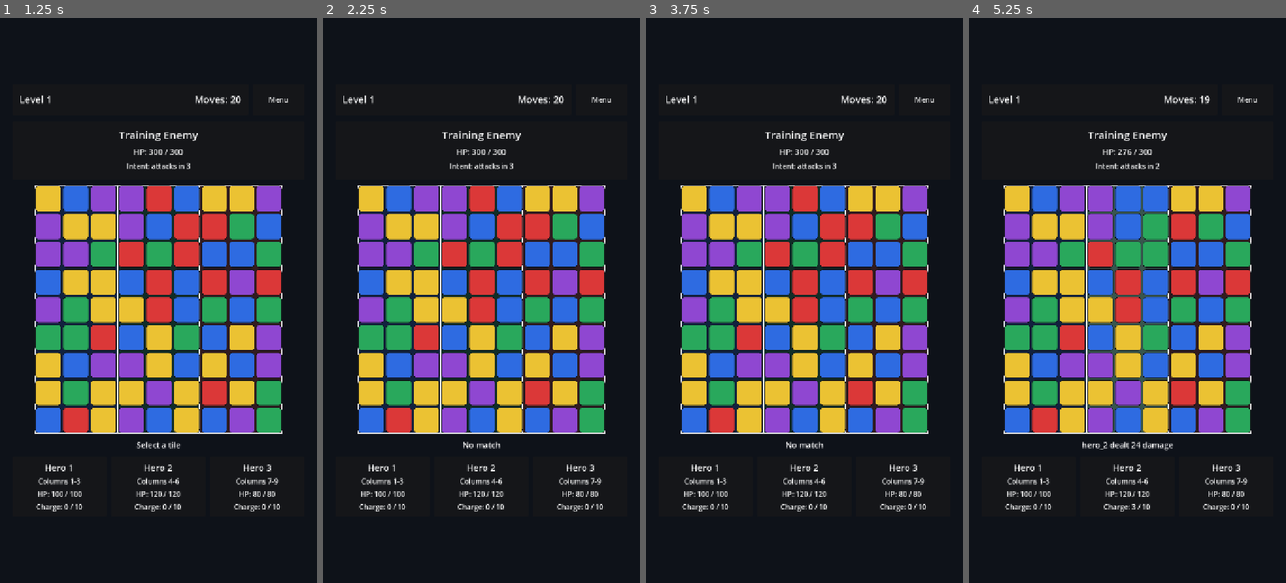
Above: before the commit, frames 1-4 (left to right).
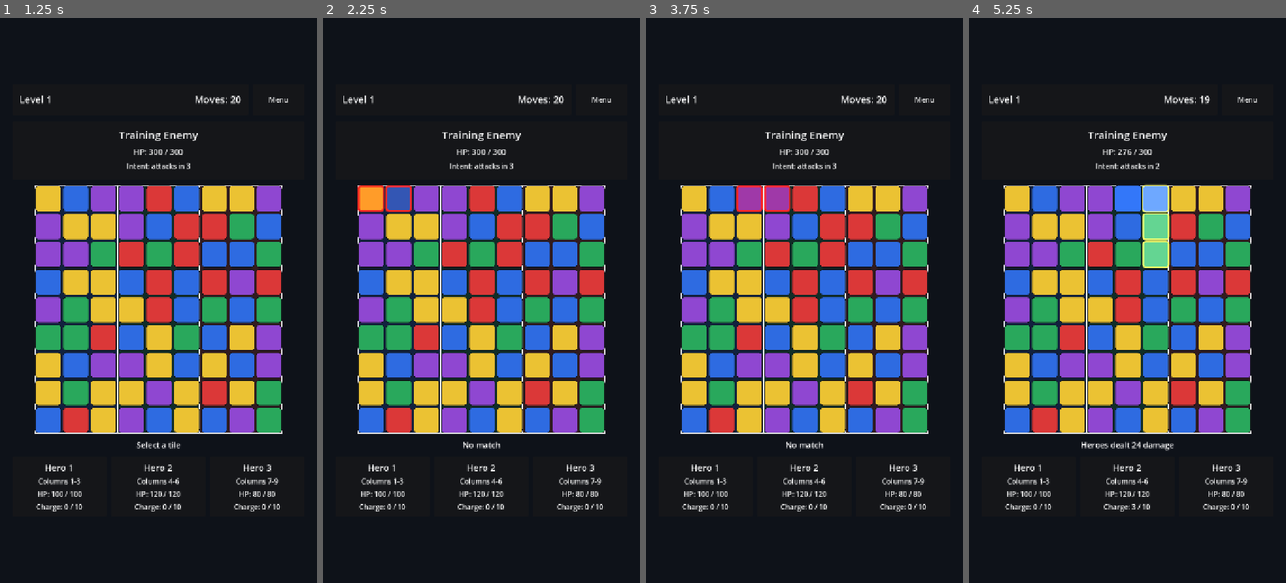
Above: after the commit, the same moments.

Repository: StanisRyz/tri-v-ryad
Game: Godot game, scene res://scenes/app/App.tscn
Same seed, same stepped clock (60 frames per second), same inputs: the game is played once before the commit and once after it.
Inputs (mouse positions are in pixels of both pictures, inside the frame that each line leads up to):
- Up to frame 1 (1.25 s): click "Play" at 0.5 s
- Up to frame 2 (2.25 s): click (370, 198) at 1.25 s; click (399, 198) at 2.02 s
- Up to frame 3 (3.75 s): click (750, 198) at 2.77 s; click (775, 198) at 3.52 s
- Up to frame 4 (5.25 s): click (1127, 198) at 4.27 s; click (1156, 198) at 5.02 s

Frame 1 is identical in both runs. In frame 2, 0.8% of the frame differs, in the area x 10-28%, y 29-35%; in frame 3, 0.8%; in frame 4, 2.7%, in the area x 35-65%, y 29-77%.

Commit message:
Add basic board animations and turn feedback

Diff:
--- a/scripts/game/presentation/battle_presenter.gd
+++ b/scripts/game/presentation/battle_presenter.gd
@@ -1,9 +1,12 @@
 extends RefCounted
 class_name BattlePresenter
+
+const TURN_PRESENTATION_DATA_SCRIPT := preload("res://scripts/game/presentation/turn_presentation_data.gd")
 
 signal board_changed(board: BoardModel)
 signal battle_state_changed(state: BattleState)
 signal turn_resolved(result: BattleTurnResult)
+signal turn_presentation_ready(data)
 signal invalid_swap(reason: String)
 signal battle_finished(status: int)
 
@@ -29,16 +32,19 @@
 
 	var swap_result := _swap_resolver.try_swap(board, from_cell, to_cell)
 	if not swap_result.accepted:
+		turn_presentation_ready.emit(TURN_PRESENTATION_DATA_SCRIPT.from_invalid_turn(from_cell, to_cell, swap_result.reason))
 		invalid_swap.emit(swap_result.reason)
 		board_changed.emit(board)
 		return
 
 	var battle_result := _battle_resolver.resolve_player_matches(state, swap_result.matches)
+	var presentation_data = TURN_PRESENTATION_DATA_SCRIPT.from_valid_turn(from_cell, to_cell, swap_result.matches, battle_result)
 	_board_resolver.resolve_board(board)
 
 	board_changed.emit(board)
 	battle_state_changed.emit(state)
 	turn_resolved.emit(battle_result)
+	turn_presentation_ready.emit(presentation_data)
 
 	if state.is_finished():
 		battle_finished.emit(state.status)
--- /dev/null
+++ b/scripts/game/presentation/turn_feedback_presenter.gd
@@ -0,0 +1,95 @@
+extends RefCounted
+class_name TurnFeedbackPresenter
+
+signal feedback_finished
+
+const SHORT_DELAY := 0.12
+const MEDIUM_DELAY := 0.24
+const LONG_DELAY := 0.34
+
+
+func play_turn_feedback(data, board_view: BoardView, status_callback: Callable) -> void:
+	if data.is_valid:
+		await _play_valid_feedback(data, board_view, status_callback)
+	else:
+		await _play_invalid_feedback(data, board_view, status_callback)
+
+	feedback_finished.emit()
+
+
+func _play_valid_feedback(data, board_view: BoardView, status_callback: Callable) -> void:
+	board_view.flash_cells(board_view.get_valid_cells_from_pair(data.swapped_from, data.swapped_to))
+	await _wait(board_view, SHORT_DELAY)
+
+	board_view.highlight_cells(data.matched_cells)
+	board_view.flash_cells(data.matched_cells)
+	status_callback.call(_build_damage_message(data))
+	await _wait(board_view, MEDIUM_DELAY)
+
+	board_view.highlight_lanes(data.lane_activations)
+	await _wait(board_view, SHORT_DELAY)
+
+	if data.enemy_action.get("acted", false):
+		status_callback.call(_build_enemy_action_message(data.enemy_action))
+		await _wait(board_view, LONG_DELAY)
+
+	board_view.clear_cell_highlights()
+
+
+func _play_invalid_feedback(data, board_view: BoardView, status_callback: Callable) -> void:
+	board_view.flash_invalid_cells(board_view.get_valid_cells_from_pair(data.swapped_from, data.swapped_to))
+	status_callback.call(_build_invalid_message(data.invalid_reason))
+	await _wait(board_view, MEDIUM_DELAY)
+	board_view.clear_cell_highlights()
+
+
+func _build_damage_message(data) -> String:
+	if data.total_damage_to_enemy <= 0:
+		return "Turn resolved"
+
+	var first_event := _get_first_damage_event(data.damage_events)
+	if first_event.is_empty():
+		return "Heroes dealt %d damage" % data.total_damage_to_enemy
+
+	if data.damage_events.size() > 1:
+		return "Heroes dealt %d damage" % data.total_damage_to_enemy
+
+	return "%s dealt %d damage" % [_format_hero_id(first_event.get("hero_id", "Hero")), first_event.get("damage", 0)]
+
+
+func _build_enemy_action_message(enemy_action: Dictionary) -> String:
+	return "Enemy attacked %s for %d" % [
+		_format_hero_id(enemy_action.get("target_hero_id", "Hero")),
+		enemy_action.get("damage", 0),
+	]
+
+
+func _build_invalid_message(reason: String) -> String:
+	return "No match" if reason == "no_match" else "Invalid swap"
+
+
+func _get_first_damage_event(events: Array[Dictionary]) -> Dictionary:
+	for event in events:
+		if event.get("damage", 0) > 0:
+			return event
+
+	return {}
+
+
+func _format_hero_id(hero_id: String) -> String:
+	match hero_id:
+		"hero_1":
+			return "Hero 1"
+		"hero_2":
+			return "Hero 2"
+		"hero_3":
+			return "Hero 3"
+		_:
+			return hero_id.capitalize()
+
+
+func _wait(board_view: BoardView, duration: float) -> void:
+	if board_view == null or board_view.get_tree() == null:
+		return
+
+	await board_view.get_tree().create_timer(duration).timeout
--- /dev/null
+++ b/scripts/game/presentation/turn_presentation_data.gd
@@ -0,0 +1,74 @@
+extends RefCounted
+class_name TurnPresentationData
+
+const SCRIPT_PATH := "res://scripts/game/presentation/turn_presentation_data.gd"
+
+var is_valid := false
+var invalid_reason := ""
+var swapped_from := Vector2i(-1, -1)
+var swapped_to := Vector2i(-1, -1)
+var initial_matches: Array[MatchResult] = []
+var matched_cells: Array[Vector2i] = []
+var lane_activations: Dictionary = {}
+var damage_events: Array[Dictionary] = []
+var total_damage_to_enemy := 0
+var ability_charge_events: Array[Dictionary] = []
+var enemy_action: Dictionary = {}
+var battle_status := BattleState.Status.IN_PROGRESS
+
+
+static func from_valid_turn(from_cell: Vector2i, to_cell: Vector2i, matches: Array[MatchResult], result: BattleTurnResult):
+	var data = load(SCRIPT_PATH).new()
+	data.is_valid = true
+	data.swapped_from = from_cell
+	data.swapped_to = to_cell
+	data.initial_matches = matches.duplicate()
+	data.matched_cells = data._extract_matched_cells(matches)
+	data.lane_activations = result.lane_activations.duplicate()
+	data.damage_events = result.damage_events.duplicate()
+	data.total_damage_to_enemy = result.total_damage_to_enemy
+	data.ability_charge_events = result.ability_charge_events.duplicate()
+	data.enemy_action = result.enemy_action.duplicate()
+	data.battle_status = result.battle_status
+	return data
+
+
+static func from_invalid_turn(from_cell: Vector2i, to_cell: Vector2i, reason: String):
+	var data = load(SCRIPT_PATH).new()
+	data.is_valid = false
+	data.invalid_reason = reason
+	data.swapped_from = from_cell
+	data.swapped_to = to_cell
+	return data
+
+
+func to_dictionary() -> Dictionary:
+	return {
+		"is_valid": is_valid,
+		"invalid_reason": invalid_reason,
+		"swapped_from": swapped_from,
+		"swapped_to": swapped_to,
+		"initial_matches": initial_matches.duplicate(),
+		"matched_cells": matched_cells.duplicate(),
+		"lane_activations": lane_activations.duplicate(),
+		"damage_events": damage_events.duplicate(),
+		"total_damage_to_enemy": total_damage_to_enemy,
+		"ability_charge_events": ability_charge_events.duplicate(),
+		"enemy_action": enemy_action.duplicate(),
+		"battle_status": battle_status,
+	}
+
+
+func _extract_matched_cells(matches: Array[MatchResult]) -> Array[Vector2i]:
+	var seen := {}
+	var cells: Array[Vector2i] = []
+
+	for match_result in matches:
+		for cell in match_result.cells:
+			if seen.has(cell):
+				continue
+
+			seen[cell] = true
+			cells.append(cell)
+
+	return cells
--- a/scripts/game/view/board_view.gd
+++ b/scripts/game/view/board_view.gd
@@ -14,6 +14,8 @@
 var _tile_views: Dictionary = {}
 var _selected_cell := Vector2i(-1, -1)
 var _lane_activations: Dictionary = {}
+var _highlighted_cells: Array[Vector2i] = []
+var _invalid_feedback_cells: Array[Vector2i] = []
 
 
 func _ready() -> void:
@@ -43,6 +45,8 @@
 		if tile != null:
 			tile.set_tile(cell, _board.get_tile(cell))
 			tile.set_selected(cell == _selected_cell)
+			tile.set_highlighted(cell in _highlighted_cells)
+			tile.set_invalid_feedback(cell in _invalid_feedback_cells)
 
 
 func set_selected_cell(cell: Vector2i) -> void:
@@ -63,6 +67,44 @@
 func clear_lane_highlights() -> void:
 	_lane_activations.clear()
 	queue_redraw()
+
+
+func highlight_cells(cells: Array[Vector2i]) -> void:
+	_highlighted_cells = cells.duplicate()
+	_invalid_feedback_cells.clear()
+	refresh_all_tiles()
+
+
+func clear_cell_highlights() -> void:
+	_highlighted_cells.clear()
+	_invalid_feedback_cells.clear()
+	refresh_all_tiles()
+
+
+func flash_cells(cells: Array[Vector2i]) -> void:
+	for cell in cells:
+		var tile := _tile_views.get(cell) as TileView
+		if tile != null:
+			tile.play_flash()
+
+
+func flash_invalid_cells(cells: Array[Vector2i]) -> void:
+	_invalid_feedback_cells = cells.duplicate()
+	_highlighted_cells.clear()
+	refresh_all_tiles()
+	for cell in cells:
+		var tile := _tile_views.get(cell) as TileView
+		if tile != null:
+			tile.play_invalid_flash()
+
+
+func get_valid_cells_from_pair(a: Vector2i, b: Vector2i) -> Array[Vector2i]:
+	var cells: Array[Vector2i] = []
+	if _tile_views.has(a):
+		cells.append(a)
+	if _tile_views.has(b) and b != a:
+		cells.append(b)
+	return cells
 
 
 func _draw() -> void:
--- a/scripts/game/view/tile_view.gd
+++ b/scripts/game/view/tile_view.gd
@@ -15,6 +15,8 @@
 var board_cell := Vector2i.ZERO
 var tile_type := BoardModel.EMPTY
 var _is_selected := false
+var _is_highlighted := false
+var _is_invalid_feedback := false
 var _press_start_position := Vector2.ZERO
 var _has_press_start := false
 var _suppress_next_pressed := false
@@ -38,6 +40,30 @@
 func set_selected(selected: bool) -> void:
 	_is_selected = selected
 	_apply_visuals()
+
+
+func set_highlighted(enabled: bool) -> void:
+	_is_highlighted = enabled
+	if enabled:
+		_is_invalid_feedback = false
+	_apply_visuals()
+
+
+func set_invalid_feedback(enabled: bool) -> void:
+	_is_invalid_feedback = enabled
+	if enabled:
+		_is_highlighted = false
+	_apply_visuals()
+
+
+func play_flash() -> void:
+	set_highlighted(true)
+	_play_flash_tween(Color(1.25, 1.25, 1.25, 1.0), Vector2(1.07, 1.07))
+
+
+func play_invalid_flash() -> void:
+	set_invalid_feedback(true)
+	_play_flash_tween(Color(1.25, 0.55, 0.55, 1.0), Vector2(1.04, 1.04))
 
 
 func _on_pressed() -> void:
@@ -82,12 +108,24 @@
 func _apply_visuals() -> void:
 	var base_color: Color = TILE_COLORS.get(tile_type, Color(0.20, 0.22, 0.26, 1.0))
 	var style := StyleBoxFlat.new()
-	style.bg_color = base_color.lightened(0.18) if _is_selected else base_color
-	style.border_width_left = 4 if _is_selected else 1
-	style.border_width_top = 4 if _is_selected else 1
-	style.border_width_right = 4 if _is_selected else 1
-	style.border_width_bottom = 4 if _is_selected else 1
-	style.border_color = Color(1.0, 1.0, 1.0, 1.0) if _is_selected else Color(0.05, 0.06, 0.08, 0.8)
+	style.bg_color = base_color.lightened(0.22) if _is_selected or _is_highlighted else base_color
+	var border_width := 1
+	var border_color := Color(0.05, 0.06, 0.08, 0.8)
+	if _is_invalid_feedback:
+		border_width = 4
+		border_color = Color(1.0, 0.18, 0.16, 1.0)
+	elif _is_selected:
+		border_width = 4
+		border_color = Color(1.0, 1.0, 1.0, 1.0)
+	elif _is_highlighted:
+		border_width = 3
+		border_color = Color(1.0, 0.94, 0.36, 1.0)
+
+	style.border_width_left = border_width
+	style.border_width_top = border_width
+	style.border_width_right = border_width
+	style.border_width_bottom = border_width
+	style.border_color = border_color
 	style.corner_radius_top_left = 6
 	style.corner_radius_top_right = 6
 	style.corner_radius_bottom_left = 6
@@ -96,3 +134,12 @@
 	add_theme_stylebox_override("hover", style)
 	add_theme_stylebox_override("pressed", style)
 	text = ""
+
+
+func _play_flash_tween(flash_modulate: Color, flash_scale: Vector2) -> void:
+	pivot_offset = size * 0.5
+	var tween := create_tween()
+	tween.tween_property(self, "modulate", flash_modulate, 0.06)
+	tween.parallel().tween_property(self, "scale", flash_scale, 0.06)
+	tween.tween_property(self, "modulate", Color.WHITE, 0.16)
+	tween.parallel().tween_property(self, "scale", Vector2.ONE, 0.16)
--- a/scripts/screens/game_screen.gd
+++ b/scripts/screens/game_screen.gd
@@ -4,6 +4,7 @@
 
 const BATTLE_PRESENTER_SCRIPT := preload("res://scripts/game/presentation/battle_presenter.gd")
 const BOARD_INPUT_CONTROLLER_SCRIPT := preload("res://scripts/game/input/board_input_controller.gd")
+const TURN_FEEDBACK_PRESENTER_SCRIPT := preload("res://scripts/game/presentation/turn_feedback_presenter.gd")
 
 @onready var menu_button: Button = %MenuButton
 @onready var battle_root: VBoxContainer = %BattleRoot
@@ -17,6 +18,9 @@
 var _layout_manager: LayoutManager
 var _presenter
 var _input_controller
+var _turn_feedback_presenter
+var _pending_battle_status := -1
+var _feedback_active := false
 
 func _ready() -> void:
 	if not menu_button.pressed.is_connected(_on_menu_button_pressed):
@@ -67,6 +71,7 @@
 func _setup_playable_battle() -> void:
 	_presenter = BATTLE_PRESENTER_SCRIPT.new()
 	_input_controller = BOARD_INPUT_CONTROLLER_SCRIPT.new()
+	_turn_feedback_presenter = TURN_FEEDBACK_PRESENTER_SCRIPT.new()
 
 	board_view.tile_pressed.connect(_input_controller.handle_tile_pressed)
 	board_view.tile_drag_released.connect(_input_controller.handle_tile_drag_released)
@@ -78,8 +83,10 @@
 	_presenter.board_changed.connect(_on_board_changed)
 	_presenter.battle_state_changed.connect(_on_battle_state_changed)
 	_presenter.turn_resolved.connect(_on_turn_resolved)
+	_presenter.turn_presentation_ready.connect(_on_turn_presentation_ready)
 	_presenter.invalid_swap.connect(_on_invalid_swap)
 	_presenter.battle_finished.connect(_on_battle_finished)
+	_turn_feedback_presenter.feedback_finished.connect(_on_feedback_finished)
 
 	result_overlay.restart_pressed.connect(_on_restart_pressed)
 	result_overlay.menu_pressed.connect(_on_menu_button_pressed)
@@ -87,8 +94,11 @@
 
 
 func _start_new_battle() -> void:
+	_pending_battle_status = -1
+	_feedback_active = false
 	result_overlay.hide_result()
 	board_view.clear_lane_highlights()
+	board_view.clear_cell_highlights()
 	_input_controller.set_input_enabled(true)
 	_set_status("Select a tile")
 	_presenter.start_new_battle()
@@ -109,31 +119,39 @@
 		hero_party_panel.set_heroes(state.heroes)
 
 
-func _on_turn_resolved(result: BattleTurnResult) -> void:
+func _on_turn_resolved(_result: BattleTurnResult) -> void:
+	pass
+
+
+func _on_invalid_swap(_reason: String) -> void:
+	pass
+
+
+func _on_battle_finished(status: int) -> void:
+	_input_controller.set_input_enabled(false)
+	_pending_battle_status = status
+	if _feedback_active:
+		return
+
+	_show_battle_result(status)
+
+
+func _on_turn_presentation_ready(data) -> void:
+	_feedback_active = true
+	_turn_feedback_presenter.play_turn_feedback(data, board_view, Callable(self, "_set_status"))
+
+
+func _on_feedback_finished() -> void:
+	_feedback_active = false
+	if _pending_battle_status != -1:
+		_show_battle_result(_pending_battle_status)
+		return
+
 	if not _presenter.is_battle_finished():
 		_input_controller.set_input_enabled(true)
 
-	board_view.highlight_lanes(result.lane_activations)
-	if result.total_damage_to_enemy <= 0:
-		_set_status("Turn resolved")
-		return
 
-	var first_event := _get_first_damage_event(result.damage_events)
-	if first_event.is_empty():
-		_set_status("Heroes dealt %d damage" % result.total_damage_to_enemy)
-	else:
-		_set_status("%s dealt %d damage" % [first_event.get("hero_id", "Hero"), first_event.get("damage", 0)])
-
-
-func _on_invalid_swap(reason: String) -> void:
-	if not _presenter.is_battle_finished():
-		_input_controller.set_input_enabled(true)
-
-	board_view.clear_lane_highlights()
-	_set_status("No match" if reason == "no_match" else "Invalid swap")
-
-
-func _on_battle_finished(status: int) -> void:
+func _show_battle_result(status: int) -> void:
 	_input_controller.set_input_enabled(false)
 	if status == BattleState.Status.VICTORY:
 		_set_status("Victory")
@@ -165,6 +183,7 @@
 func _on_swap_requested(from_cell: Vector2i, to_cell: Vector2i) -> void:
 	_input_controller.set_input_enabled(false)
 	board_view.clear_lane_highlights()
+	board_view.clear_cell_highlights()
 	_set_status("Resolving turn")
 	_presenter.request_swap(from_cell, to_cell)
 
@@ -173,13 +192,5 @@
 	_start_new_battle()
 
 
-func _get_first_damage_event(events: Array[Dictionary]) -> Dictionary:
-	for event in events:
-		if event.get("damage", 0) > 0:
-			return event
-
-	return {}
-
-
 func _set_status(message: String) -> void:
 	status_label.text = message
--- /dev/null
+++ b/scripts/tests/turn_presentation_data_test.gd
@@ -0,0 +1,120 @@
+extends SceneTree
+
+const TURN_PRESENTATION_DATA_SCRIPT := "res://scripts/game/presentation/turn_presentation_data.gd"
+
+var _failures := 0
+
+
+func _initialize() -> void:
+	print("Running turn presentation data tests...")
+
+	_test_valid_turn_stores_swapped_cells()
+	_test_matched_cells_are_extracted()
+	_test_duplicate_matched_cells_are_not_duplicated()
+	_test_lane_activations_are_copied()
+	_test_damage_fields_are_copied()
+	_test_enemy_action_is_copied()
+	_test_invalid_turn_stores_reason()
+
+	if _failures == 0:
+		print("Turn presentation data tests passed.")
+		quit(0)
+	else:
+		push_error("Turn presentation data tests failed: %d" % _failures)
+		quit(1)
+
+
+func _test_valid_turn_stores_swapped_cells() -> void:
+	var data = _create_valid_data()
+	_expect_true(data.is_valid, "valid turn flag")
+	_expect_equal(data.swapped_from, Vector2i(1, 1), "valid turn swapped_from")
+	_expect_equal(data.swapped_to, Vector2i(2, 1), "valid turn swapped_to")
+	print("ok - valid turn stores swapped cells")
+
+
+func _test_matched_cells_are_extracted() -> void:
+	var data = _create_valid_data()
+	_expect_true(Vector2i(0, 0) in data.matched_cells, "matched cells include first cell")
+	_expect_true(Vector2i(2, 0) in data.matched_cells, "matched cells include third cell")
+	print("ok - matched cells are extracted from matches")
+
+
+func _test_duplicate_matched_cells_are_not_duplicated() -> void:
+	var data = _create_valid_data()
+	_expect_equal(data.matched_cells.size(), 5, "duplicate matched cells are unique")
+	print("ok - duplicate matched cells are not duplicated")
+
+
+func _test_lane_activations_are_copied() -> void:
+	var data = _create_valid_data()
+	_expect_equal(data.lane_activations[0], 3, "lane 0 activation copied")
+	_expect_equal(data.lane_activations[1], 2, "lane 1 activation copied")
+	print("ok - lane activations are copied")
+
+
+func _test_damage_fields_are_copied() -> void:
+	var data = _create_valid_data()
+	_expect_equal(data.total_damage_to_enemy, 46, "total damage copied")
+	_expect_equal(data.damage_events[0]["damage"], 30, "damage event copied")
+	print("ok - damage fields are copied")
+
+
+func _test_enemy_action_is_copied() -> void:
+	var data = _create_valid_data()
+	_expect_true(data.enemy_action["acted"], "enemy action acted copied")
+	_expect_equal(data.enemy_action["target_hero_id"], "hero_2", "enemy action target copied")
+	print("ok - enemy action is copied")
+
+
+func _test_invalid_turn_stores_reason() -> void:
+	var data = load(TURN_PRESENTATION_DATA_SCRIPT).from_invalid_turn(Vector2i(3, 3), Vector2i(4, 3), "no_match")
+	_expect_false(data.is_valid, "invalid turn flag")
+	_expect_equal(data.invalid_reason, "no_match", "invalid reason copied")
+	_expect_equal(data.swapped_from, Vector2i(3, 3), "invalid swapped_from")
+	_expect_equal(data.swapped_to, Vector2i(4, 3), "invalid swapped_to")
+	print("ok - invalid turn stores invalid reason")
+
+
+func _create_valid_data():
+	var matches: Array[MatchResult] = [
+		_match([Vector2i(0, 0), Vector2i(1, 0), Vector2i(2, 0)]),
+		_match([Vector2i(1, 0), Vector2i(1, 1), Vector2i(1, 2)], MatchResult.Direction.VERTICAL),
+	]
+	var result := BattleTurnResult.new()
+	result.lane_activations = {0: 3, 1: 2, 2: 0}
+	result.damage_events = [
+		{"lane_index": 0, "hero_id": "hero_1", "tile_count": 3, "damage": 30},
+		{"lane_index": 1, "hero_id": "hero_2", "tile_count": 2, "damage": 16},
+	]
+	result.total_damage_to_enemy = 46
+	result.ability_charge_events = [{"lane_index": 0, "hero_id": "hero_1", "charge_added": 3}]
+	result.enemy_action = {"acted": true, "target_lane": 1, "target_hero_id": "hero_2", "damage": 20}
+	result.battle_status = BattleState.Status.IN_PROGRESS
+	return load(TURN_PRESENTATION_DATA_SCRIPT).from_valid_turn(Vector2i(1, 1), Vector2i(2, 1), matches, result)
+
+
+func _match(raw_cells: Array, direction: MatchResult.Direction = MatchResult.Direction.HORIZONTAL) -> MatchResult:
+	var cells: Array[Vector2i] = []
+	for cell in raw_cells:
+		cells.append(cell)
+	return MatchResult.new(cells, TileType.RED, direction)
+
+
+func _expect_true(value: bool, message: String) -> void:
+	if value:
+		return
+
+	_failures += 1
+	push_error("FAILED: %s" % message)
+
+
+func _expect_false(value: bool, message: String) -> void:
+	_expect_true(not value, message)
+
+
+func _expect_equal(actual, expected, message: String) -> void:
+	if actual == expected:
+		return
+
+	_failures += 1
+	push_error("FAILED: %s | expected=%s actual=%s" % [message, expected, actual])
Not shown, added: scripts/game/presentation/turn_feedback_presenter.gd.uid
Not shown, added: scripts/game/presentation/turn_presentation_data.gd.uid
Not shown, added: scripts/tests/turn_presentation_data_test.gd.uid
Not shown, changed: AGENTS.md
Not shown, changed: README.md
Not shown, changed: docs/design/game_design_v0_1.md
